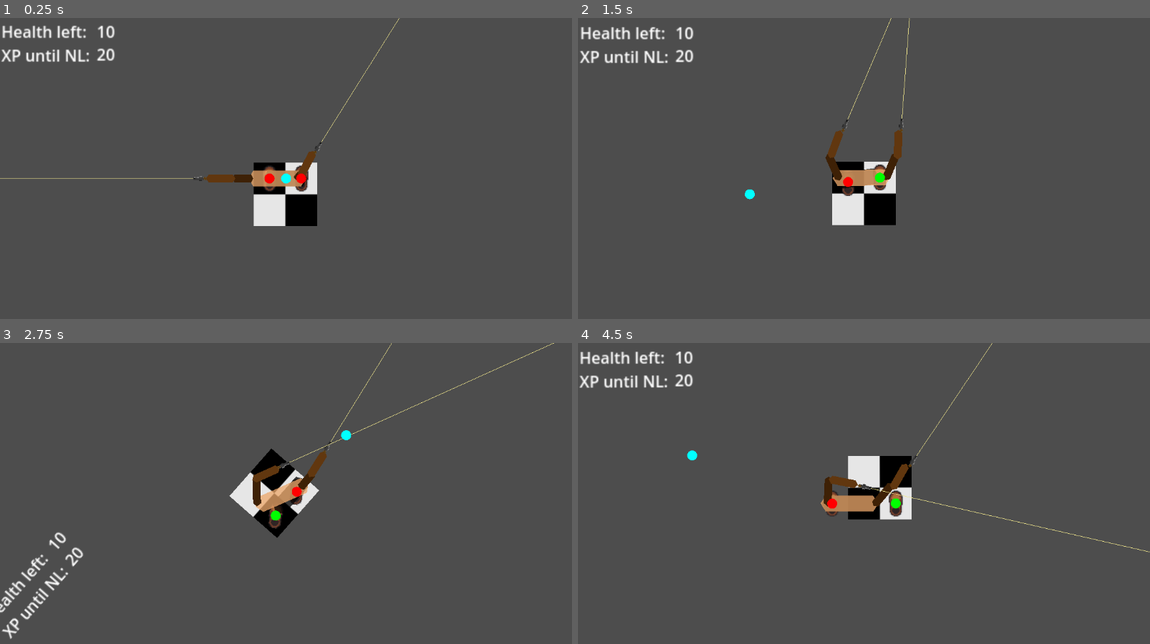
Above: before the commit, frames 1-4 (two rows, left to right).
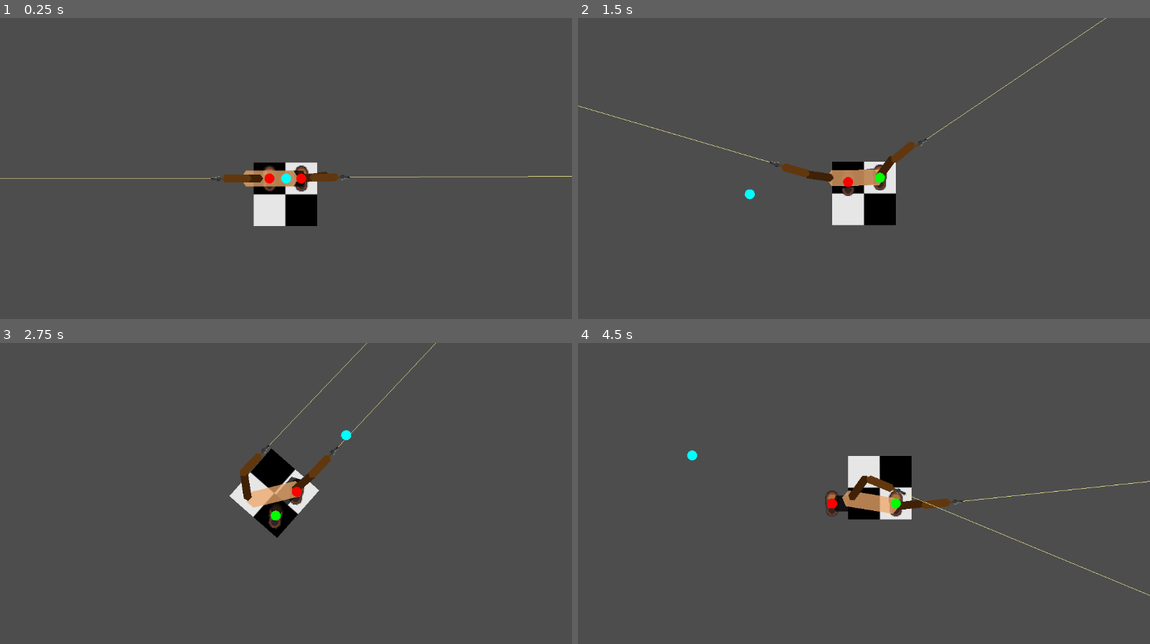
Above: after the commit, the same moments.

Repository: Meatplanter/Kelp_44
Game: Godot game, scene res://rogue_b.tscn
Same seed, same stepped clock (60 frames per second), same inputs: the game is played once before the commit and once after it. This scene is started directly instead of the project's main scene.
Inputs (mouse positions are in pixels of both pictures, inside the frame that each line leads up to):
- Up to frame 1 (0.25 s): no input
- Up to frame 2 (1.5 s): tap Enter at 0.5 s; move the mouse to (989, 162) at 0.52 s; hold D (LS_move_right) 0.53-1.28 s; hold M (ChangeMode) 0.53-1.28 s; move the mouse to (749, 195) at 1.27 s; hold X (LS_move_down) from 1.28 s (still down); tap Space (Space) at 1.35 s
- Up to frame 3 (2.75 s): move the mouse to (343, 433) at 2.02 s; release X (LS_move_down) at 2.03 s; hold D (LS_move_right) from 2.03 s (still down); hold Shift (TargettingMode) from 2.03 s (still down)
- Up to frame 4 (4.5 s): move the mouse to (835, 568) at 2.77 s; release D (LS_move_right) at 2.78 s; release Shift (TargettingMode) at 2.78 s; hold Q (LS_move_leftup) 2.78-3.53 s; tap 1 at 2.85 s; move the mouse to (1035, 550) at 3.52 s; hold A (LS_move_left) from 3.53 s (still down); tap 2 at 3.6 s; move the mouse to (692, 454) at 4.27 s; tap 3 at 4.35 s

The runs differ from the first frame. In frame 1, 1.6% of the frame differs, in the area x 0-100%, y 0-57%; in frame 2, 2.0%; in frame 3, 2.0%; in frame 4, 2.6%, in the area x 0-100%, y 0-85%.

Commit message:
Aiming fishied (?), added time slow down

Diff:
--- a/rogue_b.gd
+++ b/rogue_b.gd
@@ -79,10 +79,10 @@
 	if dir == Movement.DirRight or dir == Movement.DirLeft or dir == Movement.DirUp or dir == Movement.DirDown: diagonal = 1
 	else: diagonal = sqrt(2)
 
-	if move_type(body, dir) == 1: return Movement.moveSimpleOptimal * diagonal
-	elif move_type(body, dir) == 2: return Movement.moveSimpleHeavy * diagonal
-	elif move_type(body, dir) == 3: return Movement.moveComplexOptimal * diagonal
-	elif move_type(body, dir) == 4: return Movement.moveComplexHeavy * diagonal
+	if move_type(body, dir) == 1: return Movement.moveSimpleOptimal * diagonal * TimeManager.gameSpeed
+	elif move_type(body, dir) == 2: return Movement.moveSimpleHeavy * diagonal * TimeManager.gameSpeed
+	elif move_type(body, dir) == 3: return Movement.moveComplexOptimal * diagonal * TimeManager.gameSpeed
+	elif move_type(body, dir) == 4: return Movement.moveComplexHeavy * diagonal * TimeManager.gameSpeed
 
 
 #calculate weight shift
@@ -92,16 +92,15 @@
 
 	if moveType == 1: return
 	elif moveType == 2:
-		await get_tree().create_timer(moveTime / 2).timeout
+		await get_tree().create_timer(moveTime / 2 / TimeManager.gameSpeed).timeout
 		shift_weight()
 	elif moveType == 3:
-		await get_tree().create_timer(moveTime / 2).timeout
+		await get_tree().create_timer(moveTime / 2 / TimeManager.gameSpeed).timeout
 		shift_weight()
 	elif moveType == 4:
 		shift_weight()
-		await get_tree().create_timer(moveTime / 2).timeout
-		shift_weight()
-	#elif moveType == 5:
+		await get_tree().create_timer(moveTime / 2 / TimeManager.gameSpeed).timeout
+		shift_weight()
 
 
 #movement
@@ -121,14 +120,14 @@
 		#print(moveTime)
 
 		moveCooldown = true
-		$MovementCooldown.wait_time = moveTime
+		$MovementCooldown.wait_time = moveTime / TimeManager.gameSpeed
 		$MovementCooldown.start()
 
 		var dist = Movement.moveDistance
 
 		var tween: Tween
 		tween = create_tween()
-		tween.tween_property(body,"position",body.global_position + dir * dist,moveTime).set_trans(Movement.styleTween)
+		tween.tween_property(body,"position",body.global_position + dir * dist,moveTime / TimeManager.gameSpeed).set_trans(Movement.styleTween)
 
 #update baseline positions
 func update_positions():
@@ -152,49 +151,52 @@
 		var tween: Tween
 		tween = create_tween()
 		tween.set_parallel()
-		tween.tween_property(%AbdomenPolygon,"position",Movement.midpoint,Movement.placingWeight)#.set_trans(Movement.styleTween)
-		tween.tween_property($AbdomenMidpoint,"position",Movement.midpoint,Movement.placingWeight)#.set_trans(Movement.styleTween)
+		tween.tween_property(%AbdomenPolygon,"position",Movement.midpoint,Movement.placingWeight / TimeManager.gameSpeed)#.set_trans(Movement.styleTween)
+		tween.tween_property($AbdomenMidpoint,"position",Movement.midpoint,Movement.placingWeight / TimeManager.gameSpeed)#.set_trans(Movement.styleTween)
 	elif is_weighted(%LeftShoe):
 		var tween: Tween
 		tween = create_tween()
 		tween.set_parallel()
-		tween.tween_property(%AbdomenPolygon,"position",Movement.midpoint.lerp(Movement.CurrPosLeft,0.7),Movement.placingWeight*2)#.set_trans(Movement.styleTween)
-		tween.tween_property($AbdomenMidpoint,"position",Movement.midpoint.lerp(Movement.CurrPosLeft,0.7),Movement.placingWeight*2)
+		tween.tween_property(%AbdomenPolygon,"position",Movement.midpoint.lerp(Movement.CurrPosLeft,0.7),Movement.placingWeight*2 / TimeManager.gameSpeed)#.set_trans(Movement.styleTween)
+		tween.tween_property($AbdomenMidpoint,"position",Movement.midpoint.lerp(Movement.CurrPosLeft,0.7),Movement.placingWeight*2 / TimeManager.gameSpeed)
 	elif is_weighted(%RightShoe):
 		var tween: Tween
 		tween = create_tween()
 		tween.set_parallel()
-		tween.tween_property(%AbdomenPolygon,"position",Movement.midpoint.lerp(Movement.CurrPosRight,0.7),Movement.placingWeight*2)#.set_trans(Movement.styleTween)
-		tween.tween_property($AbdomenMidpoint,"position",Movement.midpoint.lerp(Movement.CurrPosRight,0.7),Movement.placingWeight*2)
+		tween.tween_property(%AbdomenPolygon,"position",Movement.midpoint.lerp(Movement.CurrPosRight,0.7),Movement.placingWeight*2 / TimeManager.gameSpeed)#.set_trans(Movement.styleTween)
+		tween.tween_property($AbdomenMidpoint,"position",Movement.midpoint.lerp(Movement.CurrPosRight,0.7),Movement.placingWeight*2 / TimeManager.gameSpeed)
+
+
+func set_game_speed_when_moving():
+	if moveCooldown == false: TimeManager.gameSpeed = TimeManager.bulletTime
+	elif moveCooldown == true: TimeManager.gameSpeed = TimeManager.normalTime
 
 
 func _ready():
 	vecBefore = Movement.orientation
 	vecAfter = Movement.orientation
 
-	WeaponManager.weaponCooldown = 1.0
-	#var normalTimer = TimeManager.add_normal_timer(WeaponManager.weaponCooldown)
-	#normalTimer.timeout.connect(func():
-		#WeaponManager.shoot()
-		#)
-	#var slomoTimer = TimeManager.add_slomo_timer(WeaponManager.weaponCooldown)
-	#slomoTimer.timeout.connect(func():
-		#WeaponManager.shoot()
-		#WeaponManager.shoot()
-		#WeaponManager.shoot()
-		#WeaponManager.shoot()
-		#WeaponManager.shoot()
-		#)
+	WeaponManager.weaponCooldown = 5.0
+	var normalTimer = TimeManager.add_normal_timer(WeaponManager.weaponCooldown)
+	normalTimer.timeout.connect(func():
+		WeaponManager.shoot(%GunRight)
+		WeaponManager.shoot(%GunLeft)
+		)
+	var slomoTimer = TimeManager.add_slomo_timer(WeaponManager.weaponCooldown)
+	slomoTimer.timeout.connect(func():
+		WeaponManager.shoot(%GunRight)
+		WeaponManager.shoot(%GunLeft)
+		)
 
 
 func _process(delta):
+	set_game_speed_when_moving()
 	vecBefore = Movement.orientation
 	update_positions()
 	shift_abdomen()
 	vecAfter = Movement.orientation
 	var diff = rad_to_deg(vecBefore.angle_to(vecAfter))
 	Movement.cumulativeAngle += diff
-	#print(round(Movement.cumulativeAngle))
 
 
 func _input(event):
@@ -217,6 +219,7 @@
 	elif event.is_action_pressed("LS_move_leftdown"): move(%LeftShoe,Movement.DirLeftDown)
 
 
+
 func _on_movement_cooldown_timeout():
 	moveCooldown = false
 	$MovementCooldown.stop()
--- a/rogue_b.tscn
+++ b/rogue_b.tscn
@@ -154,6 +154,7 @@
 script = ExtResource("7_y7bk3")
 
 [node name="LabelHealthLeft" type="Label" parent="Camera2DNew"]
+visible = false
 offset_left = -286.0
 offset_top = -160.0
 offset_right = -234.0
@@ -162,6 +163,7 @@
 metadata/_edit_use_anchors_ = true
 
 [node name="HPLeft" type="Label" parent="Camera2DNew"]
+visible = false
 offset_left = -190.0
 offset_top = -160.0
 offset_right = -150.0
@@ -171,6 +173,7 @@
 metadata/_edit_use_anchors_ = true
 
 [node name="LabelXPLeft" type="Label" parent="Camera2DNew"]
+visible = false
 offset_left = -286.0
 offset_top = -136.0
 offset_right = -162.0
@@ -178,6 +181,7 @@
 text = "XP until NL:"
 
 [node name="XPToLevel" type="Label" parent="Camera2DNew"]
+visible = false
 offset_left = -190.0
 offset_top = -137.0
 offset_right = -150.0
--- a/shoulder_polygon.gd
+++ b/shoulder_polygon.gd
@@ -12,6 +12,8 @@
 var leftShoulderSpeedModifier = 1.0
 var rightShoulderSpeedModifier = 1.0
 var elbowSpeed = 0.5
+var leftElbowSpeedModifier = 1
+var rightElbowSpeedModifier = 1
 
 
 #get global position of specific point in polygon
@@ -68,7 +70,7 @@
 func chase_abdomen():
 	var tween: Tween
 	tween = create_tween()
-	tween.tween_property(%ShoulderPolygon,"global_position",$"../AbdomenMidpoint".global_position,Movement.placingWeight*2)#.set_trans(Movement.styleTween)
+	tween.tween_property(%ShoulderPolygon,"global_position",$"../AbdomenMidpoint".global_position,Movement.placingWeight*2 / TimeManager.gameSpeed)#.set_trans(Movement.styleTween)
 
 
 func rotate_towards_abdomen():
@@ -76,13 +78,13 @@
 	diff = clampf(diff,-45,45)
 	var tween: Tween
 	tween = create_tween()
-	tween.tween_property(%ShoulderPolygon,"rotation",%ShoulderPolygon.rotation+diff,1).set_ease(Tween.EASE_IN_OUT)
+	tween.tween_property(%ShoulderPolygon,"rotation",%ShoulderPolygon.rotation+diff,1 / TimeManager.gameSpeed).set_ease(Tween.EASE_IN_OUT)
 
 
-func chase_joint(parent:Node2D,joint:Node2D,stiff:float,delta:float):
+func chase_joint(parent:Node2D,joint:Node2D,stiff:float):
 	var tween: Tween
 	tween = create_tween()
-	tween.tween_property(joint,"position",parent.global_position,stiff)
+	tween.tween_property(joint,"position",parent.global_position,stiff / TimeManager.gameSpeed)
 
 
 func right_joint_rotation(joint: Node2D, target: Vector2, duration: float, min: float, max: float):
@@ -93,7 +95,7 @@
 
 	var tween: Tween
 	tween = create_tween()
-	tween.tween_property(joint,"rotation",targetAngle,duration).set_ease(Tween.EASE_OUT_IN)
+	tween.tween_property(joint,"rotation",targetAngle,duration / TimeManager.gameSpeed).set_ease(Tween.EASE_OUT_IN)
 
 
 func left_joint_rotation(joint: Node2D, target: Vector2, duration: float, min: float, max: float):
@@ -104,7 +106,7 @@
 
 	var tween: Tween
 	tween = create_tween()
-	tween.tween_property(joint,"rotation",targetAngle,duration).set_ease(Tween.EASE_OUT_IN)
+	tween.tween_property(joint,"rotation",targetAngle,duration / TimeManager.gameSpeed).set_ease(Tween.EASE_OUT_IN)
 
 
 func lower_right_elbow(elbow: Node2D, bicep: Node2D, target: Vector2):
@@ -120,38 +122,67 @@
 	bicep.scale.y = clampf(1.5-dist/75,1,1.5)
 
 
-#to make shoulder rotate faster once the elbow is already stretched
-#func set_shoulder_speed_modifier():
-	#rightShoulderSpeedModifier = max(find_angle_between($"../RightShoulder",$"../RightElbow",%GunRight)-140,0)/20
-	#leftShoulderSpeedModifier =find_angle_between($"../LeftShoulder",$"../LeftElbow",%GunLeft)
-
-
 func _ready():
 	$"../RightShoulderJoint".global_position = Movement.rightShoulder
 
 
 func _process(delta):
+
+	#For calculating the rotational direction
+	var RAangleBefore = find_angle_between($"../LeftShoulder",$"../RightShoulder",%GunRight) #from body to gun cumulative
+	var RBangleBefore = find_angle_between($"../LeftShoulder",$"../RightShoulder",$"../RightElbow") #shoulder bending
+	var REangleBefore = find_angle_between($"../RightShoulder",$"../RightElbow",%GunRight) #elbow bending
+	var LAangleBefore = find_angle_between($"../RightShoulder",$"../LeftShoulder",%GunLeft) #from body to gun cumulative
+	var LBangleBefore = find_angle_between($"../RightShoulder",$"../LeftShoulder",$"../LeftElbow") #shoulder bending
+	var LEangleBefore = find_angle_between($"../LeftShoulder",$"../LeftElbow",%GunLeft) #elbow bending
+
+
 	update_positions()
 	chase_abdomen()
 	rotate_towards_abdomen()
-	#set_shoulder_speed_modifier()
 
 	#left shoulder
-	chase_joint($"../LeftShoulder",$"../LeftShoulderJoint",0.1,delta)
-	left_joint_rotation($"../LeftShoulderJoint",target,shoulderSpeed*leftShoulderSpeedModifier,0,PI*0.75)
+	chase_joint($"../LeftShoulder",$"../LeftShoulderJoint",0.1)
+	left_joint_rotation($"../LeftShoulderJoint",target,shoulderSpeed * leftShoulderSpeedModifier,0,PI*0.75)
 
 	#left elbow
-	chase_joint($"../LeftElbow",$"../LeftElbowJoint",0.04,delta)
-	left_joint_rotation($"../LeftElbowJoint",target,elbowSpeed,-($"../LeftShoulderJoint".rotation-deg_to_rad(Movement.cumulativeAngle)),($"../LeftShoulderJoint".rotation-deg_to_rad(Movement.cumulativeAngle)+PI*0.4))
-	lower_left_elbow($"../LeftElbow",%LeftBiceps,target)
+	chase_joint($"../LeftElbow",$"../LeftElbowJoint",0.04)
+	left_joint_rotation($"../LeftElbowJoint",target,elbowSpeed * leftElbowSpeedModifier,-($"../LeftShoulderJoint".rotation-deg_to_rad(Movement.cumulativeAngle)),($"../LeftShoulderJoint".rotation-deg_to_rad(Movement.cumulativeAngle)+PI*0.4))
+	#lower_left_elbow($"../LeftElbow",%LeftBiceps,target)
 
 	#right shoulder
-	chase_joint($"../RightShoulder",$"../RightShoulderJoint",0.1,delta)
-	right_joint_rotation($"../RightShoulderJoint",target,shoulderSpeed/rightShoulderSpeedModifier,PI*0.75,0)
+	chase_joint($"../RightShoulder",$"../RightShoulderJoint",0.1)
+	right_joint_rotation($"../RightShoulderJoint",target,shoulderSpeed * rightShoulderSpeedModifier,PI*0.75,0)
 
 	#right elbow
-	chase_joint($"../RightElbow",$"../RightElbowJoint",0.04,delta)
-	right_joint_rotation($"../RightElbowJoint",target,elbowSpeed,-($"../RightShoulderJoint".rotation-deg_to_rad(Movement.cumulativeAngle)-PI*0.4),$"../RightShoulderJoint".rotation-deg_to_rad(Movement.cumulativeAngle))
-	lower_right_elbow($"../RightElbow",%RightBiceps,target)
+	chase_joint($"../RightElbow",$"../RightElbowJoint",0.04)
+	right_joint_rotation($"../RightElbowJoint",target,elbowSpeed * rightElbowSpeedModifier,-($"../RightShoulderJoint".rotation-deg_to_rad(Movement.cumulativeAngle)-PI*0.4),$"../RightShoulderJoint".rotation-deg_to_rad(Movement.cumulativeAngle))
+	#lower_right_elbow($"../RightElbow",%RightBiceps,target)
 
-	#print(rightShoulderSpeedModifier)
+
+	#For calculating the rotational direction (minus values means turning left, plus values means turning right)
+	var RAangleAfter = find_angle_between($"../LeftShoulder",$"../RightShoulder",%GunRight)
+	var RBangleAfter = find_angle_between($"../LeftShoulder",$"../RightShoulder",$"../RightElbow")
+	var REangleAfter = find_angle_between($"../RightShoulder",$"../RightElbow",%GunRight)
+	var LAangleAfter = find_angle_between($"../RightShoulder",$"../LeftShoulder",%GunLeft)
+	var LBangleAfter = find_angle_between($"../RightShoulder",$"../LeftShoulder",$"../LeftElbow")
+	var LEangleAfter = find_angle_between($"../LeftShoulder",$"../LeftElbow",%GunLeft)
+
+	var RAdiff = RAangleAfter - RAangleBefore
+	var RBdiff = RBangleAfter - RBangleBefore
+	var REdiff = REangleAfter - REangleBefore
+	var LAdiff = LAangleAfter - LAangleBefore
+	var LBdiff = LBangleAfter - LBangleBefore
+	var LEdiff = LEangleAfter - LEangleBefore
+
+	#increase the speed of shoulder rotation outward, if elbow is already extended
+	if RAdiff > 0 and REdiff < 1: rightShoulderSpeedModifier = 0.5
+	else: rightShoulderSpeedModifier = 1.0
+	if LAdiff < 0 and LEdiff < 1: leftShoulderSpeedModifier = 0.5
+	else: leftShoulderSpeedModifier = 1.0
+
+	#increase the speed of elbow rotation outward, if shoulder is already rotatated outwards
+	if RAdiff > 0 and RBdiff < 1: rightElbowSpeedModifier = 0.5
+	else: rightElbowSpeedModifier = 1.0
+	if LAdiff < 0 and LBdiff < 1: leftElbowSpeedModifier = 0.5
+	else: leftElbowSpeedModifier = 1.0
--- a/time_manager.gd
+++ b/time_manager.gd
@@ -1,7 +1,7 @@
 extends Node
 
 var normalTime = 1.0
-var bulletTime = 0.05
+var bulletTime = 0.10
 var timeReverse = -0.3
 var targettingMode = false
 var timeReverseMode = false
--- a/weapon_manager.gd
+++ b/weapon_manager.gd
@@ -10,11 +10,10 @@
 
 var shootingPoint = Vector2.ZERO
 
-func shoot(Shooting_point:Node2D):
+func shoot(Gun:Node2D):
 	const BULLET = preload("res://Bullet.tscn")
 	var new_bullet = BULLET.instantiate()
-	new_bullet.global_position = Shooting_point.global_position
-	new_bullet.global_rotation = PI/2
+	var shooting_point = Gun.get_node("%ShootingPoint")
+	new_bullet.global_position = shooting_point.global_position
+	new_bullet.global_rotation = Gun.global_rotation
 	get_tree().get_current_scene().add_child(new_bullet)
-	#new_bullet.global_position = %ShootingPoint.global_position
-	#new_bullet.global_rotation = get_parent().global_rotation
